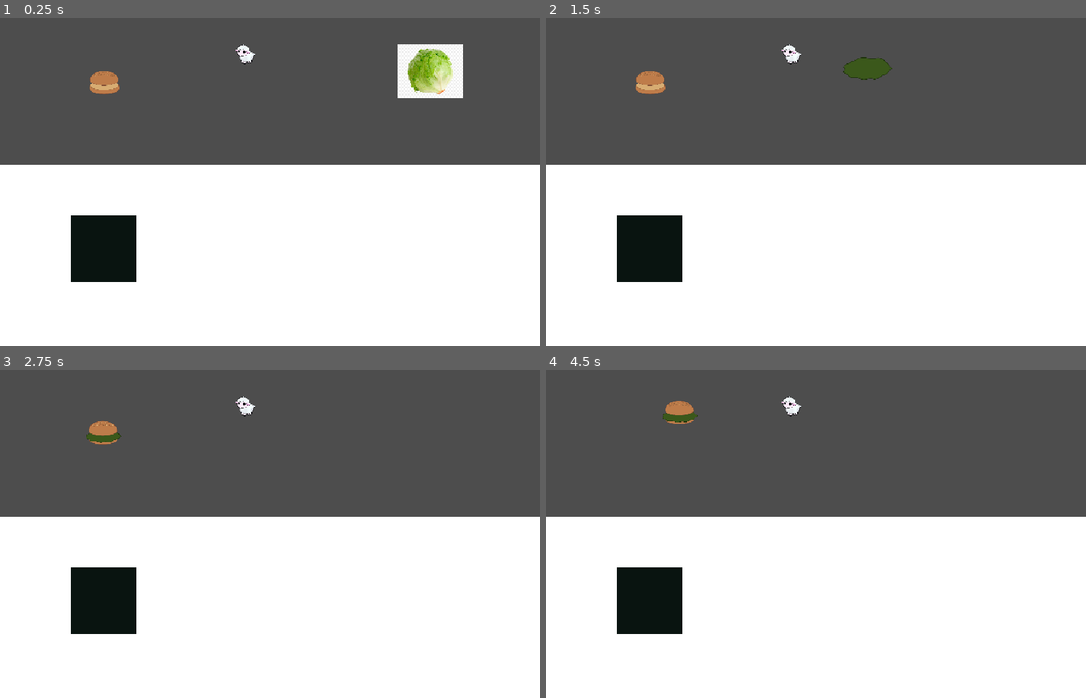
Above: before the commit, frames 1-4 (two rows, left to right).
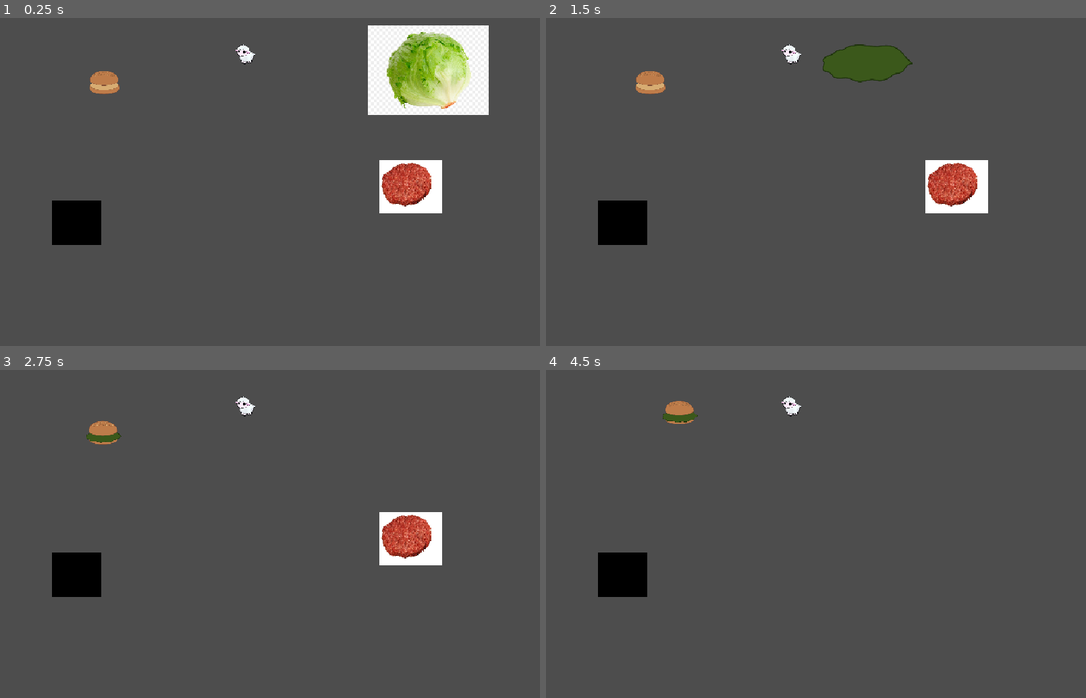
Above: after the commit, the same moments.

Repository: Loosee64/GMTK2026
Game: Godot game, scene res://Scenes/main.tscn
The game is run twice, just before and just after one commit, with the same random seed, the same clock (stepped at 60 frames per second) and the same inputs.
Inputs (mouse positions are in pixels of both pictures, inside the frame that each line leads up to):
- Up to frame 1 (0.25 s): no input
- Up to frame 2 (1.5 s): tap Enter at 0.5 s; drag from (789, 54) to (972, 70) at 0.52 s; drag from (972, 70) to (648, 90) at 1.27 s
- Up to frame 3 (2.75 s): press the mouse at (102, 442) at 2.03 s
- Up to frame 4 (4.5 s): release the mouse at (648, 442) at 2.75 s; tap Space at 2.75, 4.25 s; drag from (789, 576) to (654, 435) at 2.77 s; tap Enter at 3.5 s; move the mouse to (978, 556) at 3.52 s; press the mouse at (978, 556) at 3.53 s; release the mouse at (978, 556) at 4.25 s; drag from (654, 435) to (735, 396) at 4.27 s

The runs differ from the first frame. In frame 1, 60% of the frame differs, in the area x 0-100%, y 2-100%; in frame 2, 55%; in frame 3, 54%; in frame 4, 55%.

Commit message:
Processing Food and tweaked burger building

Diff:
--- a/Scenes/burger.tscn
+++ b/Scenes/burger.tscn
@@ -6,6 +6,7 @@
 [ext_resource type="Script" uid="uid://dwasnfa78cev7" path="res://Scripts/burgerinternal.gd" id="4_6a7nn"]
 [ext_resource type="Texture2D" uid="uid://w8i2kuui580e" path="res://Assets/Burger/LettuceCut.png" id="4_g4fio"]
 [ext_resource type="Texture2D" uid="uid://vs31rf6uwjwv" path="res://Assets/Burger/BunTop.png" id="5_w6wxl"]
+[ext_resource type="Texture2D" uid="uid://cxcv6c8k6drjd" path="res://Assets/Burger/PattyCooked.png" id="6_g4fio"]
 
 [sub_resource type="SpriteFrames" id="SpriteFrames_u0ya7"]
 
@@ -34,7 +35,18 @@
 script = ExtResource("4_6a7nn")
 type = 1
 
-[node name="Top" type="TextureRect" parent="Node" index="2" unique_id=514539648]
+[node name="Meat" type="TextureRect" parent="Node" index="2" unique_id=1558949565]
+visible = false
+offset_left = -63.0
+offset_top = -54.0
+offset_right = 57.0
+offset_bottom = 47.0
+texture = ExtResource("6_g4fio")
+expand_mode = 1
+script = ExtResource("4_6a7nn")
+type = 2
+
+[node name="Top" type="TextureRect" parent="Node" index="3" unique_id=514539648]
 offset_left = -63.0
 offset_top = -54.0
 offset_right = 57.0
--- a/Scenes/interactable.tscn
+++ b/Scenes/interactable.tscn
@@ -3,6 +3,8 @@
 [ext_resource type="PackedScene" uid="uid://c7lq7r1d6g6o3" path="res://Scenes/object.tscn" id="1_pmsje"]
 [ext_resource type="Texture2D" uid="uid://scig185teo1d" path="res://Assets/templettuce.png" id="2_73reo"]
 [ext_resource type="Texture2D" uid="uid://w8i2kuui580e" path="res://Assets/Burger/LettuceCut.png" id="3_x0tmm"]
+[ext_resource type="Texture2D" uid="uid://bvqup43jt4ytc" path="res://Assets/burgertemp.jpg" id="4_k246y"]
+[ext_resource type="Texture2D" uid="uid://cxcv6c8k6drjd" path="res://Assets/Burger/PattyCooked.png" id="5_1erql"]
 
 [sub_resource type="SpriteFrames" id="SpriteFrames_u0ya7"]
 animations = [{
@@ -14,13 +16,27 @@
 "texture": ExtResource("3_x0tmm")
 }],
 "loop": 1,
-"name": &"default",
+"name": &"lettuce",
+"speed": 5.0
+}, {
+"frames": [{
+"duration": 1.0,
+"texture": ExtResource("4_k246y")
+}, {
+"duration": 1.0,
+"texture": ExtResource("5_1erql")
+}],
+"loop": 1,
+"name": &"meat",
 "speed": 5.0
 }]
 
 [node name="Object" unique_id=1751848827 instance=ExtResource("1_pmsje")]
 
 [node name="AnimatedSprite2D" type="AnimatedSprite2D" parent="." index="1" unique_id=1576751883]
-position = Vector2(-4.7683716e-07, -3)
-scale = Vector2(0.14476745, 0.16742174)
+position = Vector2(-2.999999, -4.500002)
+scale = Vector2(0.26666665, 0.28055555)
 sprite_frames = SubResource("SpriteFrames_u0ya7")
+animation = &"lettuce"
+
+[connection signal="ready" from="." to="." method="_on_ready"]
--- a/Scenes/main.tscn
+++ b/Scenes/main.tscn
@@ -4,32 +4,35 @@
 [ext_resource type="PackedScene" uid="uid://cka2ix7kuowjd" path="res://Scenes/interactable.tscn" id="3_8gbba"]
 [ext_resource type="PackedScene" uid="uid://cr0ndea6x3djc" path="res://Scenes/tool.tscn" id="3_jjvhh"]
 [ext_resource type="PackedScene" uid="uid://b4v51y7ml8rlf" path="res://Scenes/burger.tscn" id="4_jjvhh"]
+[ext_resource type="PackedScene" uid="uid://bj74mok4kms3k" path="res://Scenes/processor.tscn" id="5_kry3j"]
 
 [node name="Node2D" type="Node2D" unique_id=669976395]
 
 [node name="Tool" parent="." unique_id=1751848827 instance=ExtResource("3_jjvhh")]
 visible = false
 
-[node name="Counter" type="ColorRect" parent="." unique_id=1862647301]
-offset_top = 424.0
-offset_right = 1038.0
-offset_bottom = 769.0
-
-[node name="Box" type="ColorRect" parent="." unique_id=1692228017]
-offset_left = 135.0
-offset_top = 519.0
-offset_right = 259.0
-offset_bottom = 647.0
-color = Color(0.034721047, 0.07859425, 0.06395158, 1)
-
-[node name="StaticBody2D" parent="." unique_id=1804186600 node_paths=PackedStringArray("object") instance=ExtResource("1_jjgbg")]
+[node name="ToolSpawner" parent="." unique_id=1804186600 node_paths=PackedStringArray("object") instance=ExtResource("1_jjgbg")]
 position = Vector2(466, 215)
 object = NodePath("../Tool")
 
-[node name="Object" parent="." unique_id=2086578169 instance=ExtResource("3_8gbba")]
+[node name="IngredientLettuce" parent="." unique_id=2086578169 instance=ExtResource("3_8gbba")]
 position = Vector2(816, 249)
 type = 2
-combine_type = 1
+combine_type = 2
 
-[node name="Object2" parent="." unique_id=1207560214 instance=ExtResource("4_jjvhh")]
+[node name="Burger" parent="." unique_id=1207560214 instance=ExtResource("4_jjvhh")]
 position = Vector2(201, 285)
+
+[node name="Processor" parent="." unique_id=2113361991 node_paths=PackedStringArray("object") instance=ExtResource("5_kry3j")]
+position = Vector2(144, 533)
+object = NodePath("../ProcessorSubObject")
+
+[node name="ProcessorSubObject" parent="." unique_id=1742851292 instance=ExtResource("3_8gbba")]
+position = Vector2(-413, 521)
+type = 1
+combine_type = 3
+
+[node name="IngredientBurger" parent="." unique_id=1158054680 instance=ExtResource("3_8gbba")]
+position = Vector2(782, 470)
+type = 1
+combine_type = 3
--- /dev/null
+++ b/Scenes/processor.tscn
@@ -0,0 +1,26 @@
+[gd_scene format=3 uid="uid://bj74mok4kms3k"]
+
+[ext_resource type="Script" uid="uid://cecirihw6ev2v" path="res://Scripts/processor.gd" id="1_t2ana"]
+
+[sub_resource type="RectangleShape2D" id="RectangleShape2D_u0ya7"]
+size = Vector2(92, 83)
+
+[node name="Node2D" type="Area2D" unique_id=2113361991]
+script = ExtResource("1_t2ana")
+
+[node name="ColorRect" type="ColorRect" parent="." unique_id=1152618191]
+offset_left = -46.0
+offset_top = -42.0
+offset_right = 48.0
+offset_bottom = 43.0
+mouse_filter = 2
+color = Color(0, 0, 0, 1)
+
+[node name="CollisionShape2D" type="CollisionShape2D" parent="." unique_id=686517399]
+z_index = 1
+position = Vector2(1, 0.5)
+shape = SubResource("RectangleShape2D_u0ya7")
+
+[connection signal="area_entered" from="." to="." method="_on_area_entered"]
+[connection signal="area_exited" from="." to="." method="_on_area_exited"]
+[connection signal="input_event" from="." to="." method="_on_input_event"]
--- a/Scenes/spawner.tscn
+++ b/Scenes/spawner.tscn
@@ -2,7 +2,6 @@
 
 [ext_resource type="Texture2D" uid="uid://bikaf2nda2rps" path="res://Assets/Untitled_Artwork.png" id="1_2bop2"]
 [ext_resource type="Script" uid="uid://doo0bry8xdg47" path="res://Scripts/spawner.gd" id="1_xhbpr"]
-[ext_resource type="PackedScene" uid="uid://cr0ndea6x3djc" path="res://Scenes/tool.tscn" id="3_xhbpr"]
 
 [sub_resource type="RectangleShape2D" id="RectangleShape2D_u0ya7"]
 size = Vector2(40, 38)
@@ -23,7 +22,4 @@
 texture = ExtResource("1_2bop2")
 expand_mode = 1
 
-[node name="Object" parent="." unique_id=1751848827 instance=ExtResource("3_xhbpr")]
-visible = false
-
 [connection signal="input_event" from="." to="." method="_on_input_event"]
--- a/Scripts/combine.gd
+++ b/Scripts/combine.gd
@@ -2,9 +2,12 @@
 @onready var bottom: TextureRect = $Bottom
 @onready var lettuce: TextureRect = $Lettuce
 @onready var top: TextureRect = $Top
+@onready var meat: TextureRect = $Meat
 
 
-func _on_object_object_dropped(type: Variant) -> void:
+func _on_object_object_dropped(type: Globals.CombineType) -> void:
 	match type:
 		Globals.CombineType.LETTUCE:
 			lettuce.visible = true
+		Globals.CombineType.MEAT:
+			meat.visible = true
--- a/Scripts/globals.gd
+++ b/Scripts/globals.gd
@@ -1,7 +1,16 @@
 extends Node
 
 enum CombineType{
+	NONE,
 	TOP_BUN,
 	LETTUCE,
+	MEAT,
 	BOTTOM_BUN
 }
+
+enum ObjectType {
+	None,
+	Tool,
+	Interactable,
+	Processor
+}
--- a/Scripts/object.gd
+++ b/Scripts/object.gd
@@ -1,45 +1,47 @@
 extends Node2D
 @onready var animated_sprite_2d: AnimatedSprite2D = $AnimatedSprite2D
+
+@export var type = Globals.ObjectType.None
+@export var combine_type = Globals.CombineType.NONE
+
+var current_animation_frame = 0
+
 signal object_dropped(type)
 
-enum ObjectType {
-	None,
-	Tool,
-	Interactable
-}
+var dragging = false
+var execute_collision = Globals.ObjectType.None
+var collision_combine = Globals.CombineType.NONE
 
-@export var type = ObjectType.None
-@export var combine_type = Globals.CombineType.BOTTOM_BUN
+func _on_ready() -> void:
+	change_animation(combine_type)
 
-var dragging = false
-var execute_collision = ObjectType.None
-var collision_combine = Globals.CombineType.BOTTOM_BUN
-
-func _process(delta: float) -> void:
+func _process(_delta: float) -> void:
 	if dragging:
 		position = get_global_mouse_position()
+	animated_sprite_2d.frame = current_animation_frame
 
-func _on_input_event(viewport: Node, event: InputEvent, shape_idx: int) -> void:
+func _on_input_event(_viewport: Node, event: InputEvent, _shape_idx: int) -> void:
 	if event.is_action_pressed("click"):
 		dragging = true
 	elif event.is_action_released("click"):
-		if dragging && type == ObjectType.Tool:
+		if dragging && type == Globals.ObjectType.Tool:
 			visible = false
 		dragging = false
-		if type == ObjectType.Interactable:
-			if execute_collision == ObjectType.Tool:
-				animated_sprite_2d.frame = 1
-				type = ObjectType.Tool
+		if type == Globals.ObjectType.Interactable:
+			if execute_collision == Globals.ObjectType.Tool:
+				current_animation_frame = 1
+				type = Globals.ObjectType.Tool
 		else:
-			if execute_collision == ObjectType.Tool:
+			if execute_collision == Globals.ObjectType.Tool || execute_collision == Globals.ObjectType.Processor:
 				emit_signal("object_dropped", collision_combine)
+				collision_combine = Globals.CombineType.NONE
 
 func spawn() -> void:
 	dragging = true
 	position = get_global_mouse_position()
 	visible = true
 
-func get_type() -> ObjectType:
+func get_type() -> Globals.ObjectType:
 	return type
 
 func get_combine() -> Globals.CombineType:
@@ -47,8 +49,18 @@
 
 func _on_area_entered(area: Area2D) -> void:
 	execute_collision = area.get_type()
-	collision_combine = area.get_combine()
+	if execute_collision != Globals.ObjectType.Processor && collision_combine == Globals.CombineType.NONE:
+		collision_combine = area.get_combine()
+		print(collision_combine)
 
+func _on_area_exited(_area: Area2D) -> void:
+	execute_collision = Globals.ObjectType.None
 
-func _on_area_exited(area: Area2D) -> void:
-	execute_collision = ObjectType.None
+func change_animation(recieved_type : Globals.CombineType) -> void:
+	match recieved_type:
+		Globals.CombineType.LETTUCE:
+			animated_sprite_2d.animation = "lettuce"
+		Globals.CombineType.MEAT:
+			animated_sprite_2d.animation = "meat"
+		Globals.CombineType.NONE:
+			pass
--- /dev/null
+++ b/Scripts/processor.gd
@@ -0,0 +1,30 @@
+extends Node2D
+
+@export var object: Area2D
+var process_complete = false
+var current_object_combine_type : Globals.CombineType
+
+func _on_area_entered(area: Area2D) -> void:
+	area.object_dropped.connect(_add_to_process)
+	current_object_combine_type = area.get_combine()
+	print("added")
+
+func _on_area_exited(area: Area2D) -> void:
+	area.object_dropped.disconnect(_add_to_process)
+	print("removed")
+
+
+func _add_to_process(_type) -> void:
+	print("processing")
+	object.current_animation_frame = 1
+	object.change_animation(current_object_combine_type)
+	process_complete = true
+
+
+func get_type() -> Globals.ObjectType:
+	return Globals.ObjectType.Processor
+
+func _on_input_event(_viewport: Node, event: InputEvent, _shape_idx: int) -> void:
+	if event.is_action_pressed("click"):
+		if process_complete:
+			object.spawn()
--- a/Scripts/spawner.gd
+++ b/Scripts/spawner.gd
@@ -2,6 +2,6 @@
 
 @export var object: Area2D
 
-func _on_input_event(viewport: Node, event: InputEvent, shape_idx: int) -> void:
+func _on_input_event(_viewport: Node, event: InputEvent, _shape_idx: int) -> void:
 	if event.is_action_pressed("click"):
 		object.spawn()
Binary file added: Assets/burgertemp.jpg
Not shown, added: Assets/burgertemp.jpg.import
Not shown, added: Scripts/processor.gd.uid
